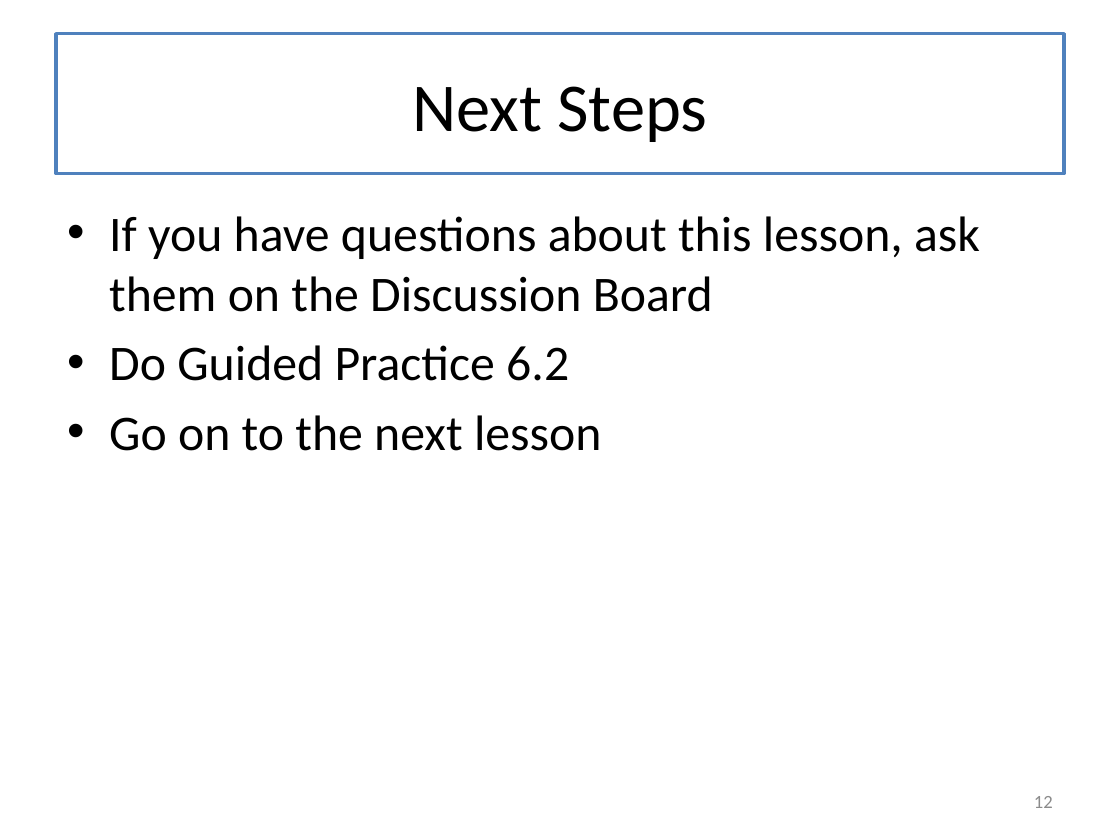
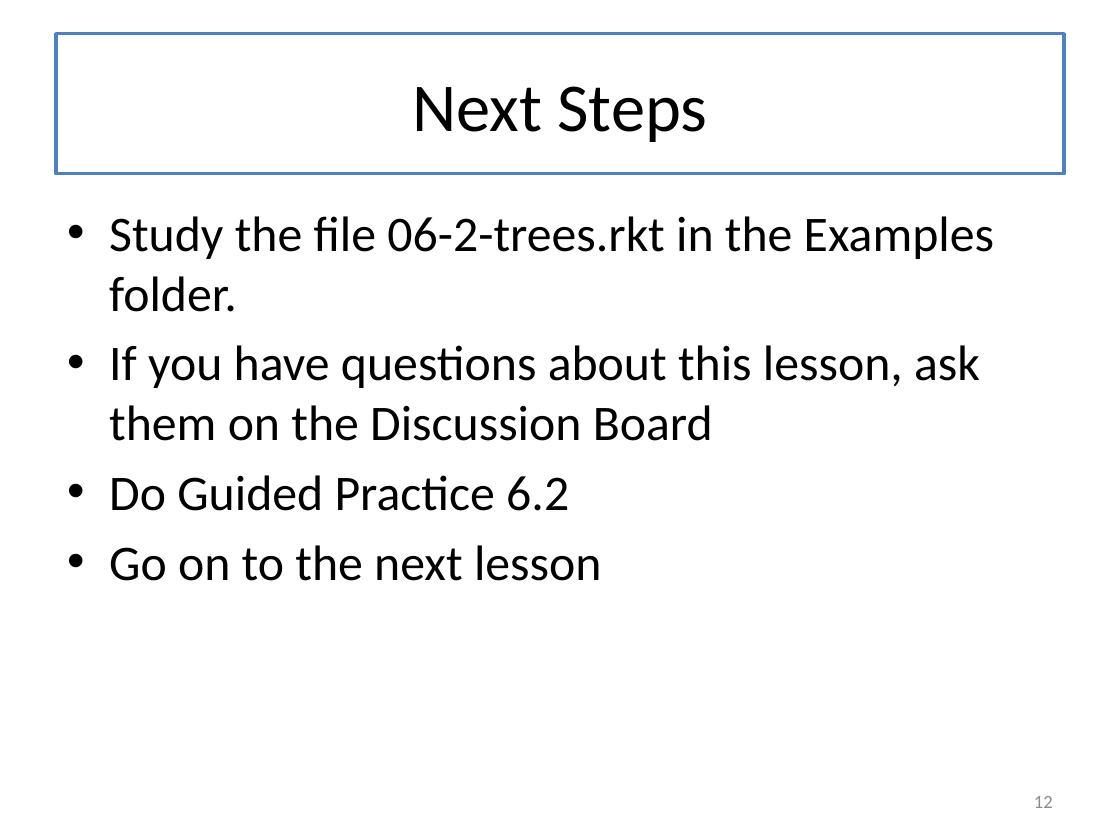
Before and after one commit to mwand/cs5010f16, a slide deck: slide 12 of Slides/Lesson 6.2 Trees.pptx. Drawn at 1120x840 pixels with LibreOffice and Linux fonts; fonts in the diff are those of the drawing. Boxes give left, top, right and bottom in pixels: in the first picture for what was removed or moved away, otherwise in the second. Text is boxed around its words. In the diff, an @@ line names an element or a change of style, - is before the commit and + after.

```diff
--- a/Slides/Lesson 6.2 Trees.pptx
+++ b/Slides/Lesson 6.2 Trees.pptx
@@ text at [109, 216, 994, 312]: paragraph added @@
+• Study the file 06-2-trees.rkt in the Examples folder.
```
Also in this commit, not shown: 5 other files.
